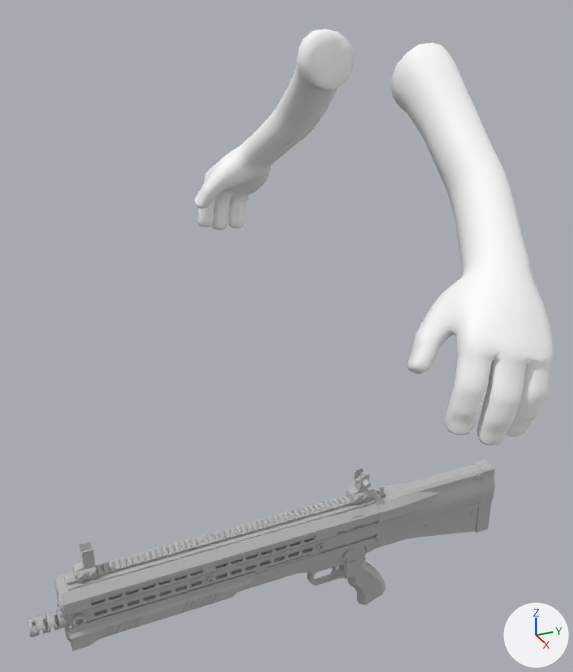
What one commit did to the FBX model models/weapons/uts15/uts15_v.fbx.
One viewpoint serves both versions: a 50 mm camera at (1.472, -0.85, 1.441) aimed at (-0.038, -0.171, 0.686). Arrows for +X, +Y and +Z are at lower right; the lights stay in place. Where no turn or scale is listed for an object, it has been applied to the vertices.

In view in the first picture: 'Arms', 'polySurface3'.
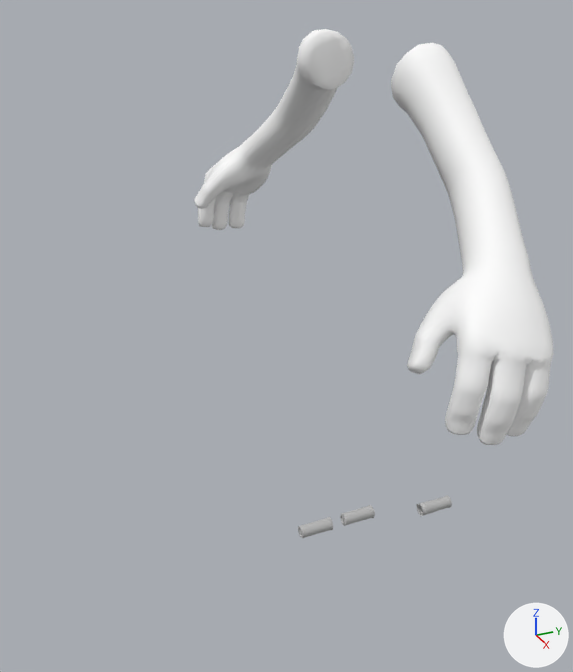
What differs and where, as boxes (x1, y1, x2, y2) in the pictures (573 x 672 px):
```json
{"object": "polySurface3", "change": "no longer drawn", "before": [27, 460, 495, 651]}
```

Edits to the scene script, one JSON object a line:
```json
{"op": "add", "block": "me_mesh_001_1", "code": ["me_mesh_001_1 = me_mesh_002.copy(); me_mesh_001_1.name = 'Mesh.001'  # the mesh of ob_polysurface5"]}
{"op": "set", "path": "ob_polysurface5", "old": "bpy.data.objects.new('polySurface5', me_mesh_002)", "new": "bpy.data.objects.new('polySurface5', me_mesh_001_1)"}
{"op": "set", "path": "ob_polysurface3.rotation_euler", "old": "(1.571, 0.0, 0.0)", "new": "(0.0, 0.0, 0.0)", "note": "degrees (90, 0, 0) -> degrees (0, 0, 0)"}
{"op": "set", "path": "ob_polysurface3.scale", "old": "(0.01, 0.01, 0.01)", "new": "(1.0, 1.0, 1.0)"}
{"op": "set", "path": "ob_polysurface3", "old": "bpy.data.objects.new('polySurface3', me_mesh)", "new": "bpy.data.objects.new('polySurface3', None)"}
{"op": "add", "block": "ob_polysurface3", "code": "ob_polysurface3.parent = ob_pcube2"}
{"op": "set", "path": "ob_polysurface3.location", "old": "(0.133, 0.0, 0.052)", "new": "(0.0, -1.554, 0.0)"}
{"op": "set", "path": "ob_polysurface2", "old": "bpy.data.objects.new('polySurface2', me_mesh_003)", "new": "bpy.data.objects.new('polySurface2', me_mesh_002)"}
```
